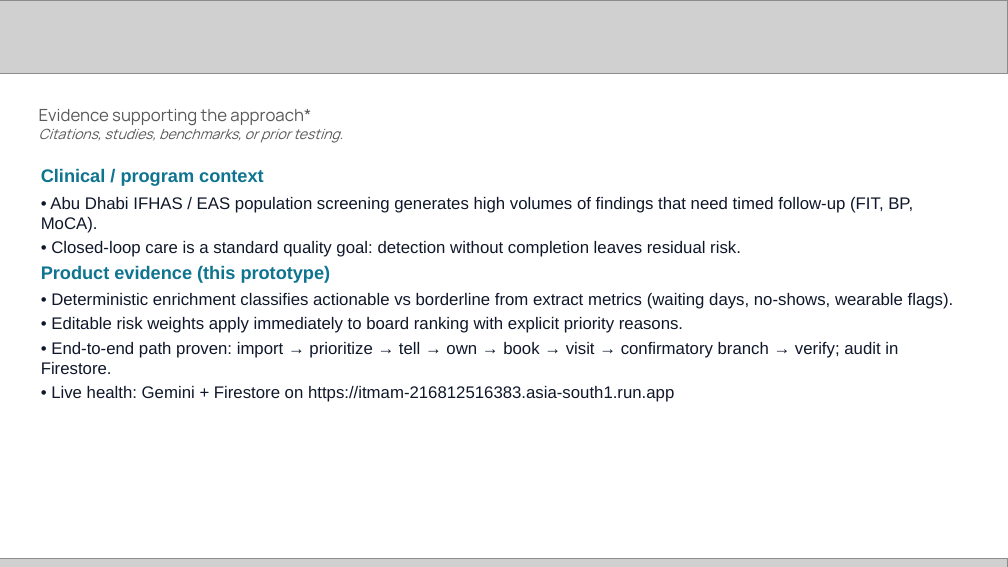
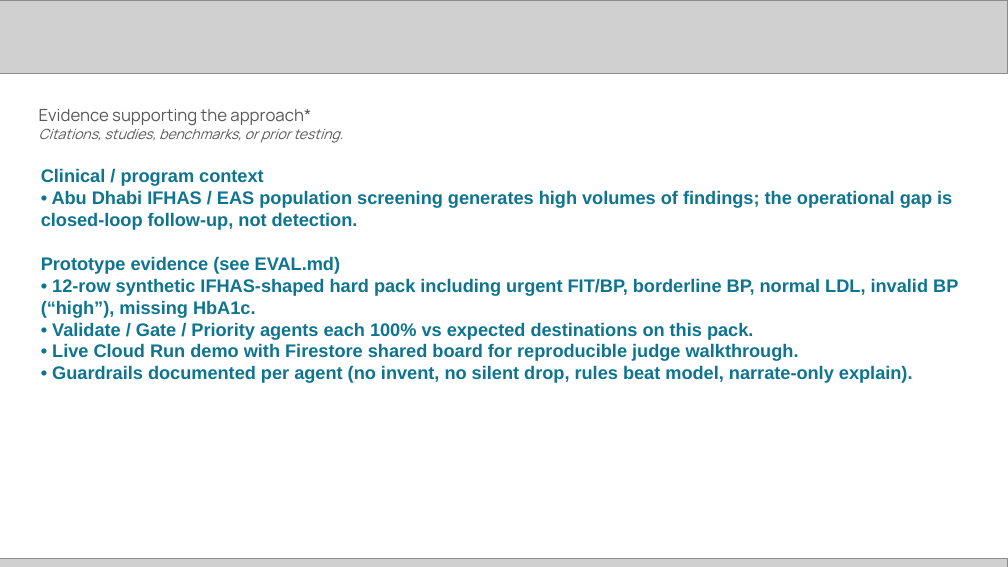
Before and after one commit to 11716807/itmam, a slide deck: slide 7 of docs/Itmam_Future_Health_Digital_Innovation_Challenge_Submission.pptx. Drawn at 1008x567 pixels with LibreOffice and Linux fonts; fonts in the diff are those of the drawing; grey boxes stand for pictures. Boxes give left, top, right and bottom in pixels: in the first picture for what was removed or moved away, otherwise in the second. Text is boxed around its words. In the diff, an @@ line names an element or a change of style, - is before the commit and + after.

```diff
--- a/docs/Itmam_Future_Health_Digital_Innovation_Challenge_Submission.pptx
+++ b/docs/Itmam_Future_Health_Digital_Innovation_Challenge_Submission.pptx
@@ text at [41, 168, 958, 383]: text changed; size 12 to 13 pt; text colour #0F172A to #0E7490; bold on @@
-Clinical / program context
-• Abu Dhabi IFHAS / EAS population screening generates high volumes of findings that need timed follow-up (FIT, BP, MoCA).
-• Closed-loop care is a standard quality goal: detection without completion leaves residual risk.
-Product evidence (this prototype)
-• Deterministic enrichment classifies actionable vs borderline from extract metrics (waiting days, no-shows, wearable flags).
-• Editable risk weights apply immediately to board ranking with explicit priority reasons.
-• End-to-end path proven: import → prioritize → tell → own → book → visit → confirmatory branch → verify; audit in Firestore.
-• Live health: Gemini + Firestore on https://itmam-216812516383.asia-south1.run.app
+Clinical / program context
+• Abu Dhabi IFHAS / EAS population screening generates high volumes of findings; the operational gap is closed-loop follow-up, not detection.
+Prototype evidence (see EVAL.md)
+• 12-row synthetic IFHAS-shaped hard pack including urgent FIT/BP, borderline BP, normal LDL, invalid BP (“high”), missing HbA1c.
+• Validate / Gate / Priority agents each 100% vs expected destinations on this pack.
+• Live Cloud Run demo with Firestore shared board for reproducible judge walkthrough.
+• Guardrails documented per agent (no invent, no silent drop, rules beat model, narrate-only explain).
```
Also in this commit, not shown: 9 other slides changed, 9 other files.
